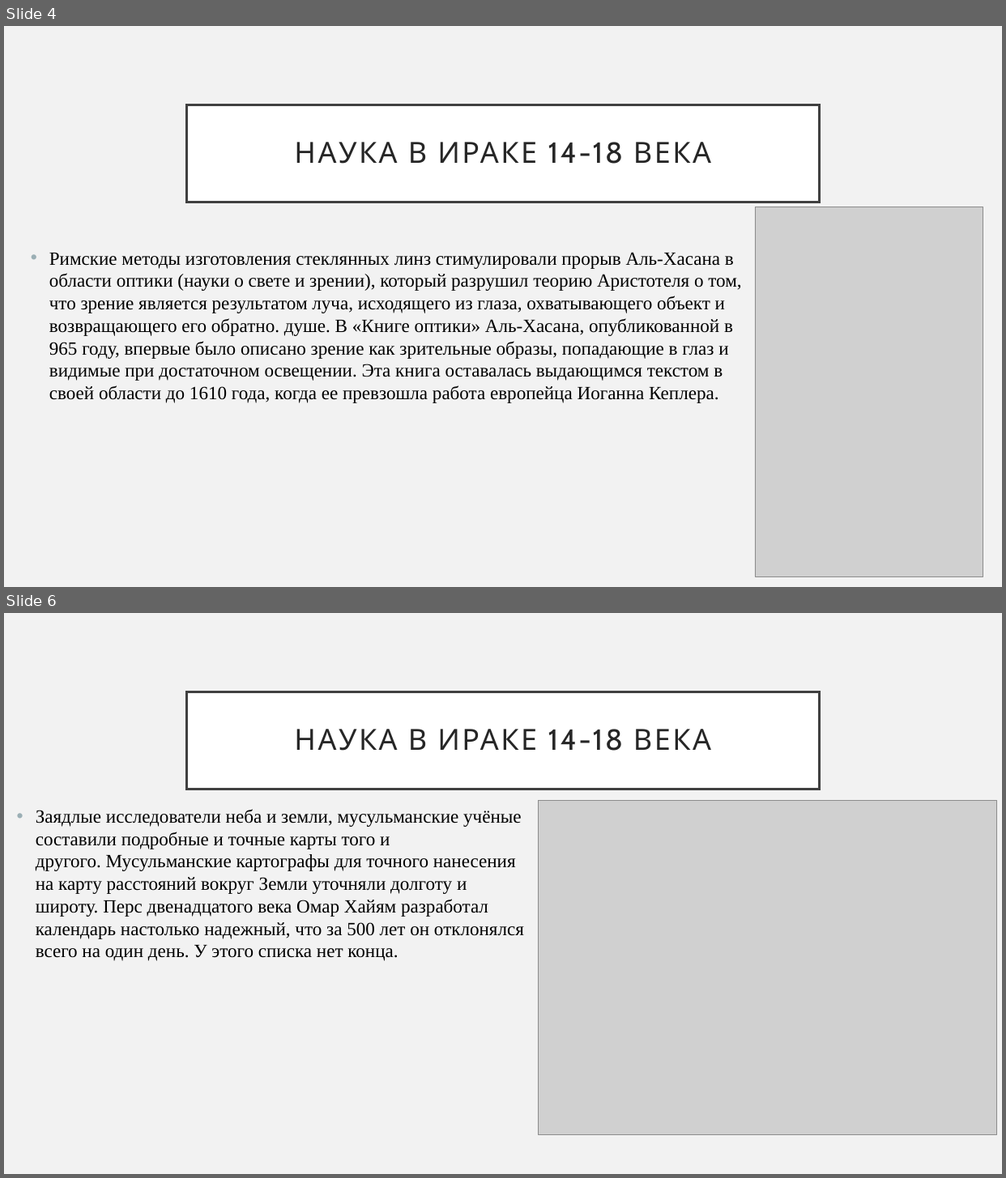
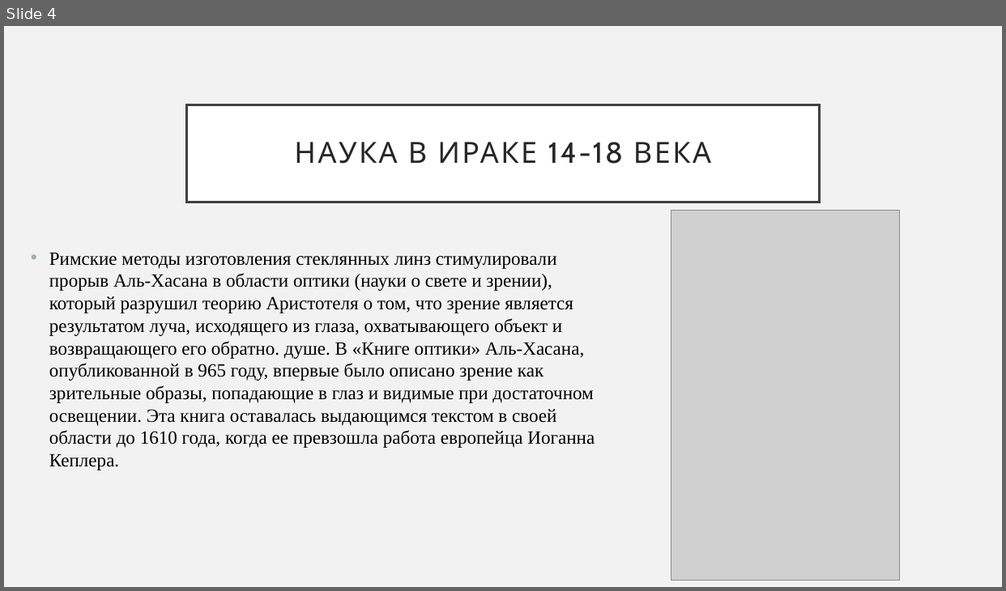
Before and after one commit to DnineO/3-term-of-SPBSTU, a slide deck: История и методология науки/Наука и строительное дело в Ираке 14-18 века.pptx. Shown one above the other, each under a label of ours: slides 4 and 6 before the commit, slide 4 after it; the slides between them are not shown. The pictures are 1006x1178 and 1006x591 pixels, drawn with LibreOffice and Linux fonts; fonts in the diff are those of the drawing; grey boxes stand for pictures. Boxes give left, top, right and bottom in pixels: in the first picture for what was removed or moved away, otherwise in the second. Text is boxed around its words. In the diff, an @@ line names an element or a change of style, - is before the commit and + after.

```diff
--- a/История и методология науки/Наука и строительное дело в Ираке 14-18 века.pptx
+++ b/История и методология науки/Наука и строительное дело в Ираке 14-18 века.pptx
@@ slide 6 removed at (x1=4, y1=613, x2=1002, y2=1174), background #F2F2F2 @@
@@ title removed at (x1=187, y1=692, x2=819, y2=789) @@
-НАУКА В ИРАКЕ 14-18 ВЕКА
@@ picture removed at (x1=539, y1=801, x2=997, y2=1135) @@
@@ text removed at (x1=36, y1=809, x2=524, y2=961) @@
-• Заядлые исследователи неба и земли, мусульманские учёные составили подробные и точные карты того и другого. Мусульманские картографы для точного нанесения на карту расстояний вокруг Земли уточняли долготу и широту. Перс двенадцатого века Омар Хайям разработал календарь настолько надежный, что за 500 лет он отклонялся всего на один день. У этого списка нет конца.
@@ slide 4 changed as well @@
@@ picture moved from (x1=755, y1=207, x2=983, y2=577) to (x1=671, y1=211, x2=900, y2=581) @@
@@ text "Римские методы изготовления стеклянных линз ..." rewrapped from (x1=49, y1=252, x2=741, y2=403) to (x1=49, y1=253, x2=594, y2=471) @@
```
Also in this commit, not shown: 6 other slides changed, 3 slides added.
